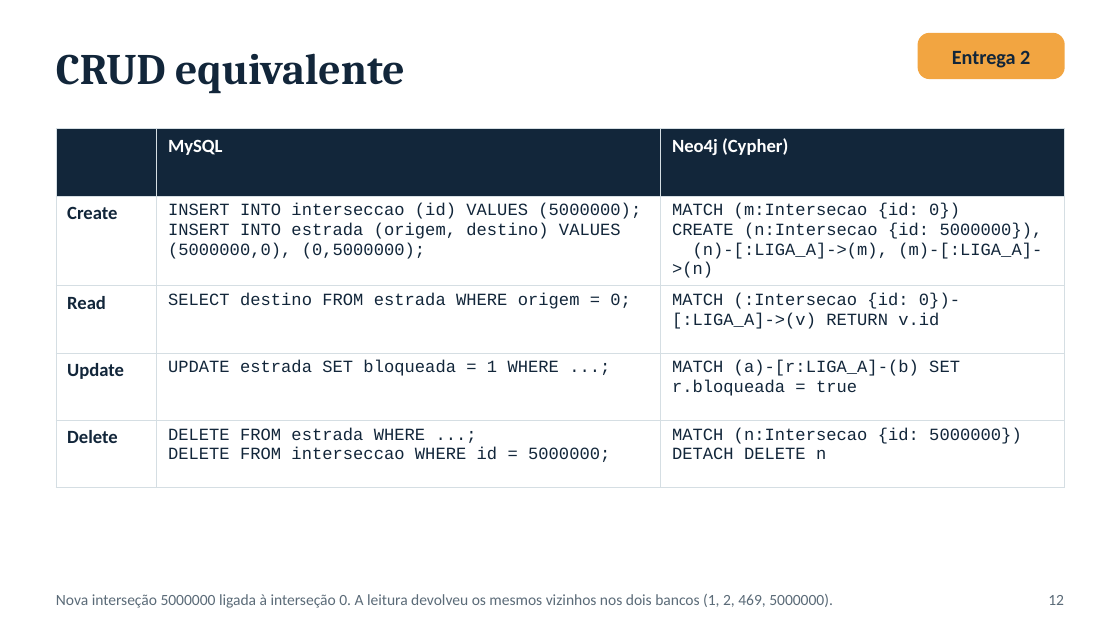
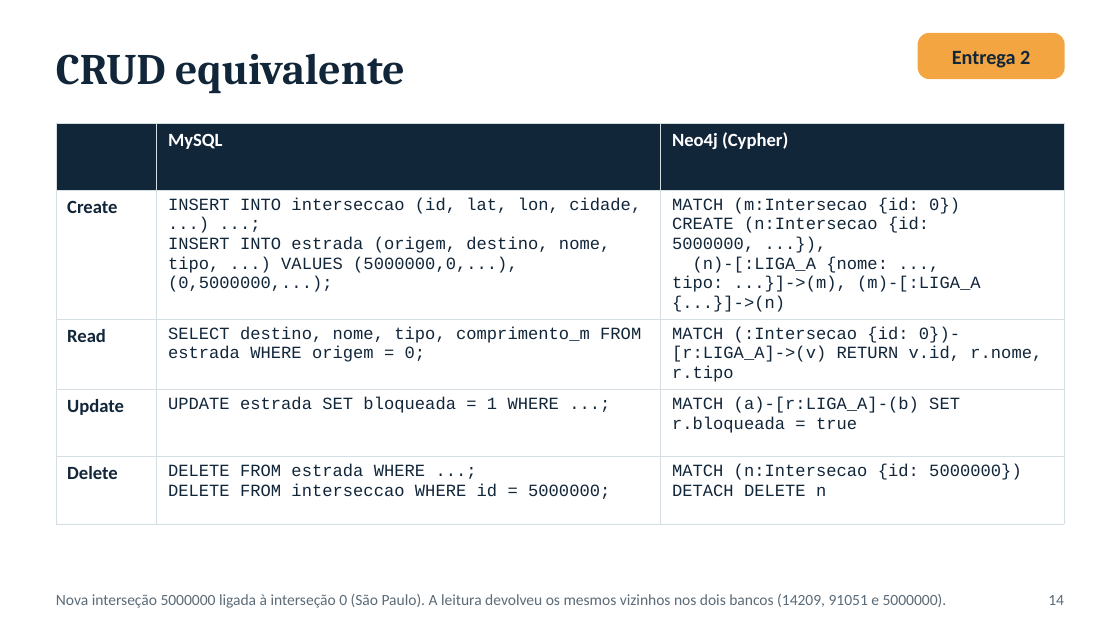
Before and after one commit to Sofyaolvs/projeto3-nosql-grafos, a slide deck: slide 14 of Entrega1-Projeto3-NoSQL-Grafos.pptx (slide 12 before the commit). Drawn at 1120x630 pixels with LibreOffice and Linux fonts; fonts in the diff are those of the drawing. Boxes give left, top, right and bottom in pixels: in the first picture for what was removed or moved away, otherwise in the second. Text is boxed around its words. In the diff, an @@ line names an element or a change of style, - is before the commit and + after.

```diff
--- a/Entrega1-Projeto3-NoSQL-Grafos.pptx
+++ b/Entrega1-Projeto3-NoSQL-Grafos.pptx
@@ table at bbox=[56, 123, 1064, 503] @@
-row 2, column 2: INSERT INTO interseccao (id) VALUES (5000000); / INSERT INTO estrada (origem, destino) VALUES (5000000,0), (0,5000000);
+row 2, column 2: INSERT INTO interseccao (id, lat, lon, cidade, ...) ...; / INSERT INTO estrada (origem, destino, nome, tipo, ...) VALUES (5000000,0,...), (0,5000000,...);
-row 2, column 3: MATCH (m:Intersecao {id: 0}) / CREATE (n:Intersecao {id: 5000000}), / (n)-[:LIGA_A]->(m), (m)-[:LIGA_A]->(n)
+row 2, column 3: MATCH (m:Intersecao {id: 0}) / CREATE (n:Intersecao {id: 5000000, ...}), / (n)-[:LIGA_A {nome: ..., tipo: ...}]->(m), (m)-[:LIGA_A {...}]->(n)
-row 3, column 2: SELECT destino FROM estrada WHERE origem = 0;
+row 3, column 2: SELECT destino, nome, tipo, comprimento_m FROM estrada WHERE origem = 0;
-row 3, column 3: MATCH (:Intersecao {id: 0})-[:LIGA_A]->(v) RETURN v.id
+row 3, column 3: MATCH (:Intersecao {id: 0})-[r:LIGA_A]->(v) RETURN v.id, r.nome, r.tipo
@@ table: place and size @@
-table at bbox=[56, 129, 1064, 466]
+table at bbox=[56, 123, 1064, 503]
@@ text at bbox=[56, 594, 947, 608]: text changed @@
-Nova interseção 5000000 ligada à interseção 0. A leitura devolveu os mesmos vizinhos nos dois bancos (1, 2, 469, 5000000).
+Nova interseção 5000000 ligada à interseção 0 (São Paulo). A leitura devolveu os mesmos vizinhos nos dois bancos (14209, 91051 e 5000000).
@@ text at bbox=[1048, 595, 1064, 605]: text changed @@
-12
+14
```
Also in this commit, not shown: 7 other slides changed, 2 slides added, 28 other files.
